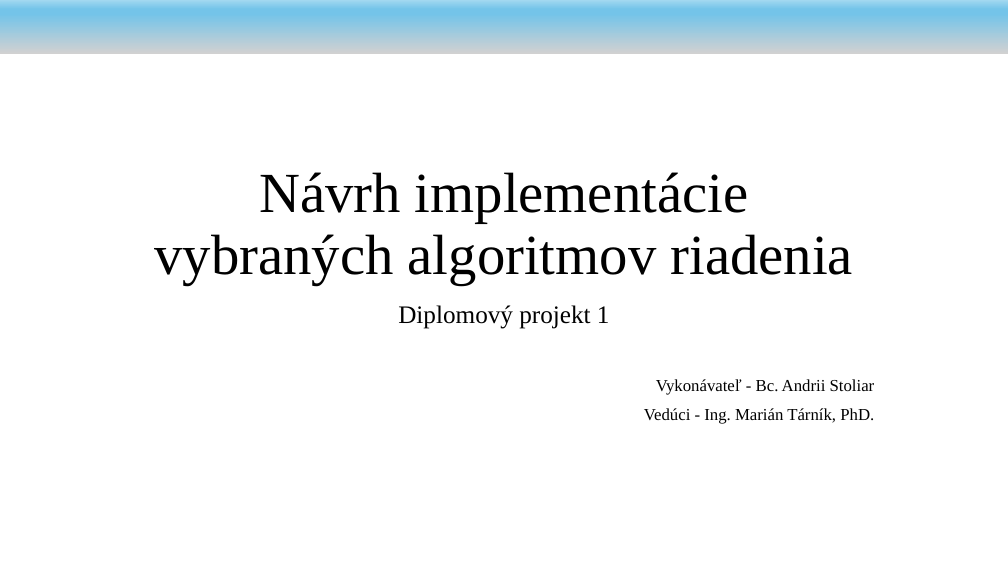
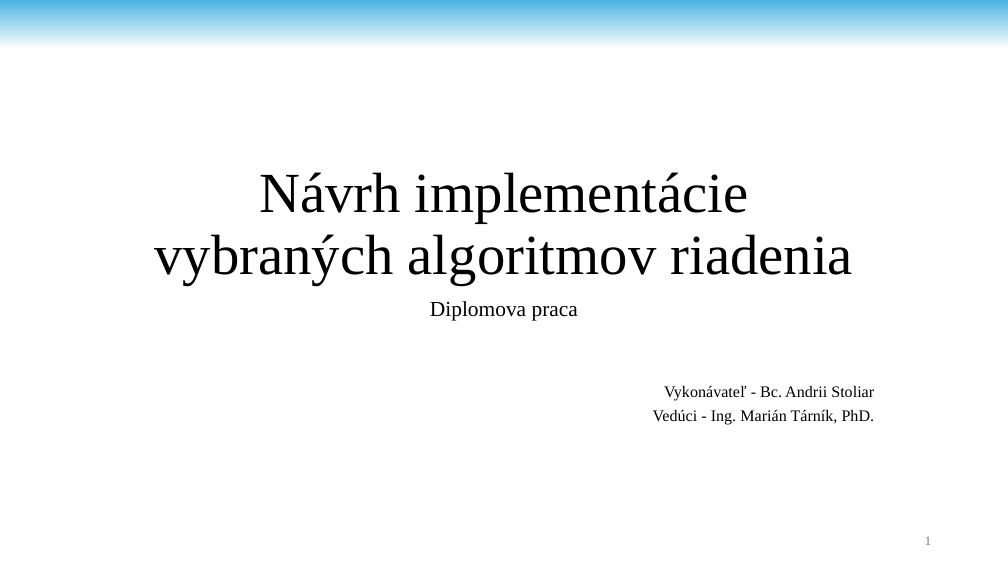
Before and after one commit to andrii-stoliar/DP-Stoliar, a slide deck: slide 1 of Prez/Prez.pptx. Drawn at 1008x567 pixels with LibreOffice and Linux fonts; fonts in the diff are those of the drawing; background and template pictures are left out. Boxes give left, top, right and bottom in pixels: in the first picture for what was removed or moved away, otherwise in the second. Text is boxed around its words. In the diff, an @@ line names an element or a change of style, - is before the commit and + after.

```diff
--- a/Prez/Prez.pptx
+++ b/Prez/Prez.pptx
@@ rectangle: place and size @@
-rectangle at box(0, 0, 1008, 54)
+rectangle at box(0, 0, 1008, 49)
@@ rectangle at box(0, 0, 1008, 49): fill gradient #D1D1D1 to #74C4E9 to #A2D8F0 to gradient #FFFFFF to #46B1E1 @@
@@ subtitle at box(430, 301, 578, 321): text changed; size 24 to 20.4 pt @@
-Diplomový projekt 1
+Diplomova praca
@@ subtitle at box(653, 386, 875, 425): size 16 to 15.3 pt in "Vykonávateľ - Bc. Andrii Stoliar", "Vedúci - Ing. Marián Tárník, PhD."; line spacing 0.9 to 0.7 @@
@@ page number added at box(925, 537, 931, 545), 12 pt, text #797979 @@
+1
```
Also in this commit, not shown: 8 other slides changed, 17 slides added, 7 slides removed, 32 other files.
